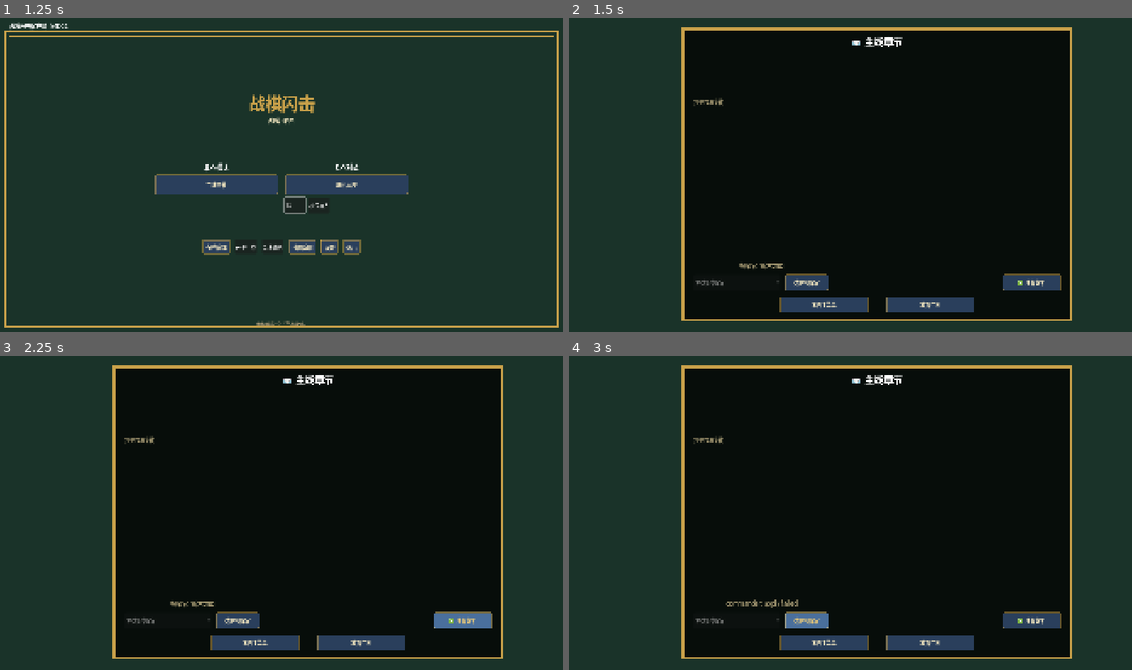
Above: before the commit, frames 1-4 (two rows, left to right).
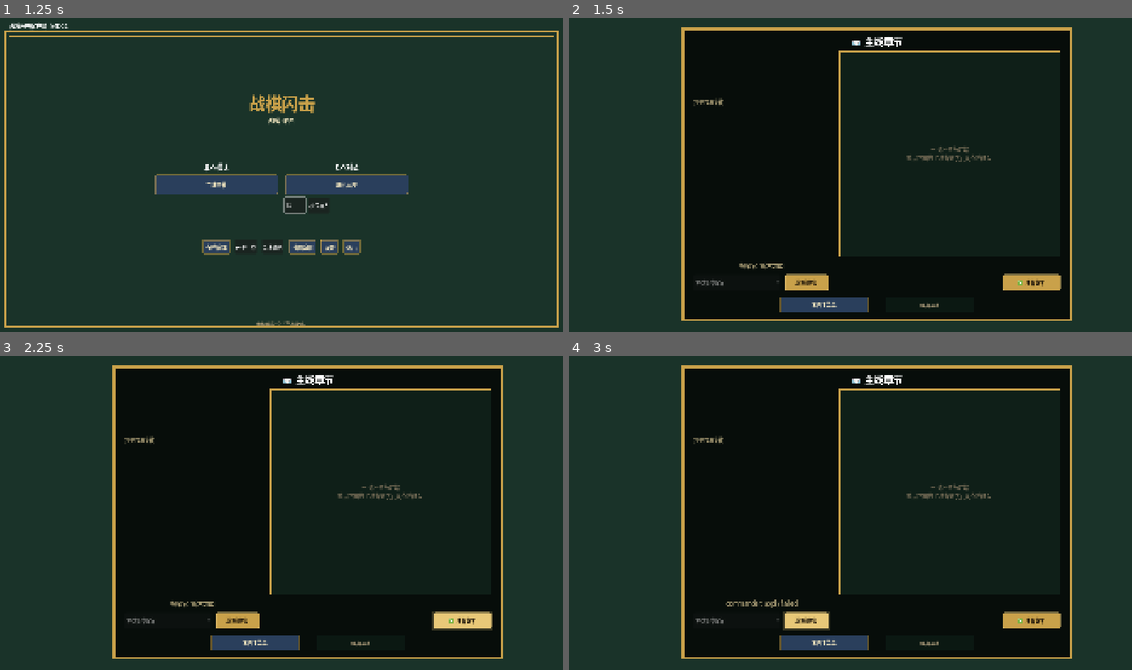
Above: after the commit, the same moments.

Repository: iris0heartmade/battleblitz
Game: Godot game, scene res://scenes/main.tscn
Two runs of this game, one before a commit and one after it. Both use one fixed random seed, a clock stepped at 60 frames per second and the inputs below.
Inputs (mouse positions are in pixels of both pictures, inside the frame that each line leads up to):
- Up to frame 1 (1.25 s): click (292, 206) at 0.52 s; type "12" at 0.6 s
- Up to frame 2 (1.5 s): click "主线章节" at 1.25 s
- Up to frame 3 (2.25 s): click "✅ 准备好了" at 2 s
- Up to frame 4 (3 s): click "选定指挥官" at 2.75 s

Frame 1 is identical in both runs. In frame 2, 2.3% of the frame differs, in the area x 38-88%, y 10-94%; in frame 3, 2.5%; in frame 4, 2.5%.

Commit message:
feat(godot): UI V4 布局收尾 — 主线右半屏填占位 + 主操作分组
- 主线右半屏 600px 死区填占位卡 MLRightPlaceholder:
  chapter_list 模式显示 "← 选个章节开始 / 或点下面的「准备好了」从存档进入"
  (PLACEHOLDER 色 + 居中对齐),prepare 模式由 prep 控件覆盖。
- 主线底部按钮主次分明:
  - ✅ 准备好了 + 选定指挥官 → PRIMARY(金底烫金亮边)— 关键确认操作
  - 返回主菜单 → 默认蓝底
  - 放弃主线 → SECONDARY(深棕细边,弱化)— 危险操作但低频
  玩家扫一眼能看出"准备好"是主操作,"放弃"是低优先的反悔按钮。
- 测试 31 项 pass,跑 mainline + saves 流程截图回归无副作用。

遗留(V5 候选):存档 SaveFrame 右侧 700px 死区、章节列表行加难度/
奖励元信息、mainline 选中章节的 preview 信息卡。

Diff:
--- a/godot-client/scenes/main.tscn
+++ b/godot-client/scenes/main.tscn
@@ -1224,6 +1224,30 @@
 offset_bottom = -213.0
 theme_override_constants/separation = 12
 scroll_following = true
+
+; T:V4 — 章节列表右侧占位卡(chapter_list 模式填死区 600px),
+; prepare 模式由 MLPrepSummary / MLPrepTabs / MLPrepContent 占满右侧。
+[node name="MLRightPlaceholder" type="Panel" parent="MainlineView/MLFrame"]
+anchor_right = 1.0
+anchor_bottom = 1.0
+offset_left = 531.0
+offset_top = 75.0
+offset_right = -36.0
+offset_bottom = -213.0
+mouse_filter = 2
+
+[node name="MLRPHint" type="Label" parent="MainlineView/MLFrame/MLRightPlaceholder"]
+anchor_right = 1.0
+anchor_bottom = 1.0
+offset_left = 24.0
+offset_top = 24.0
+offset_right = -24.0
+offset_bottom = -24.0
+horizontal_alignment = 1
+vertical_alignment = 1
+text = "←  选个章节开始
+或点下面的「准备好了」从存档进入"
+theme_override_font_sizes/font_size = 18
 
 [node name="MLPrepSummary" type="RichTextLabel" parent="MainlineView/MLFrame"]
 anchor_right = 1.0
--- a/godot-client/scripts/mainline/mainline_controller.gd
+++ b/godot-client/scripts/mainline/mainline_controller.gd
@@ -36,6 +36,8 @@
 @onready var ml_prep_merc_unit_select: OptionButton = $MLFrame/MLPrepSelectorRow/MLPrepMercUnitSelect
 @onready var ml_prep_merc_stat_select: OptionButton = $MLFrame/MLPrepSelectorRow/MLPrepMercStatSelect
 @onready var ml_prep_shop_select: OptionButton = $MLFrame/MLPrepSelectorRow/MLPrepShopSelect
+@onready var ml_right_placeholder: Panel = $MLFrame/MLRightPlaceholder
+@onready var ml_rp_hint: Label = $MLFrame/MLRightPlaceholder/MLRPHint
 @onready var ml_prep_heroes_tab_btn: Button = $MLFrame/MLPrepTabs/HeroesTabBtn
 @onready var ml_prep_roster_tab_btn: Button = $MLFrame/MLPrepTabs/RosterTabBtn
 @onready var ml_prep_equipment_tab_btn: Button = $MLFrame/MLPrepTabs/EquipmentTabBtn
@@ -108,6 +110,20 @@
 	for btn in theme_btns:
 		if btn != null and is_instance_valid(btn):
 			MenuTheme.apply_button_theme(btn, MenuTheme.FS_BTN)
+	# T:V4 — 右半屏占位卡主题:深绿底 + 烫金边 + placeholder 文字 PLACEHOLDER 色
+	if ml_right_placeholder != null and is_instance_valid(ml_right_placeholder):
+		MenuTheme.apply_panel_theme(ml_right_placeholder, MenuTheme.C_BG_PANEL)
+	if ml_rp_hint != null and is_instance_valid(ml_rp_hint):
+		ml_rp_hint.add_theme_color_override("font_color", MenuTheme.C_PLACEHOLDER)
+	# T:V4 — 主操作分组:
+	# - ✅ 准备好了 + 选定指挥官 走 PRIMARY(金底烫金亮边)— 关键确认操作
+	# - 放弃主线 走 SECONDARY(蓝底)— 默认次要按钮
+	if ml_prep_complete_btn != null and is_instance_valid(ml_prep_complete_btn):
+		MenuTheme.apply_primary_button_theme(ml_prep_complete_btn, MenuTheme.FS_BTN)
+	if ml_apply_commander_btn != null and is_instance_valid(ml_apply_commander_btn):
+		MenuTheme.apply_primary_button_theme(ml_apply_commander_btn, MenuTheme.FS_BODY_SM)
+	if ml_abandon_btn != null and is_instance_valid(ml_abandon_btn):
+		MenuTheme.apply_secondary_button_theme(ml_abandon_btn, MenuTheme.FS_BODY_SM)
 
 
 func open() -> void:
@@ -151,6 +167,8 @@
 	_set_node_visible(ml_commander_status, not showing_prepare)
 	_set_node_visible(ml_commander_option, not showing_prepare)
 	_set_node_visible(ml_apply_commander_btn, not showing_prepare)
+	# T:V4 — 章节列表右侧 placeholder 卡,prepare 模式被 prep 控件覆盖
+	_set_node_visible(ml_right_placeholder, not showing_prepare)
 	_set_node_visible(ml_prep_summary, showing_prepare)
 	_set_node_visible(ml_prep_tabs, showing_prepare)
 	_set_node_visible(ml_prep_content, showing_prepare)
